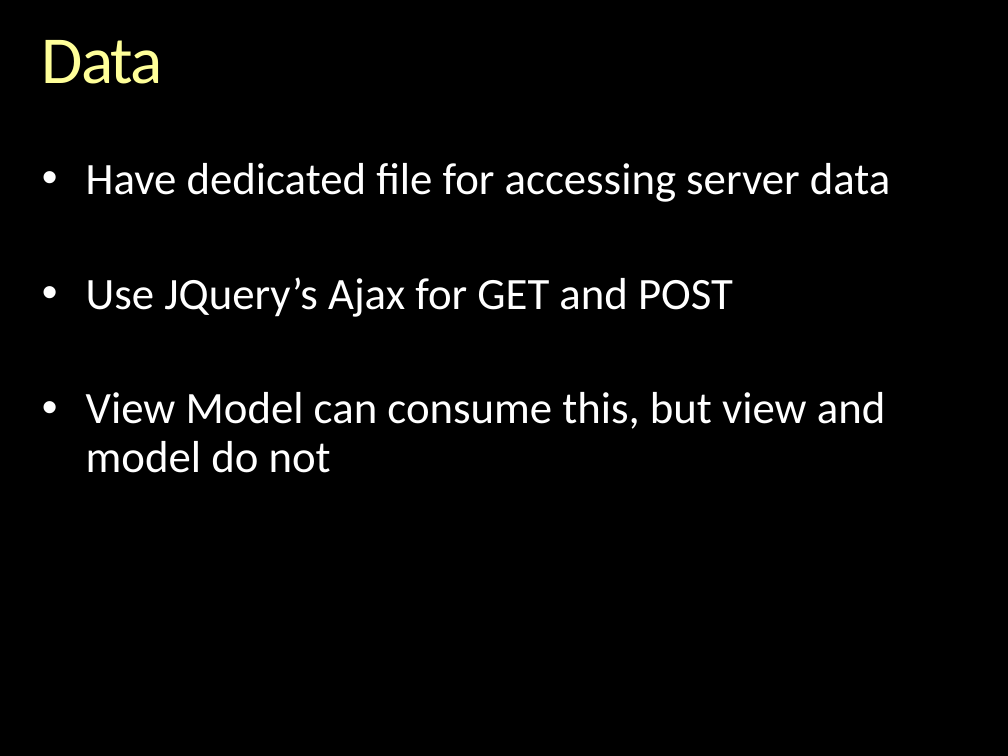
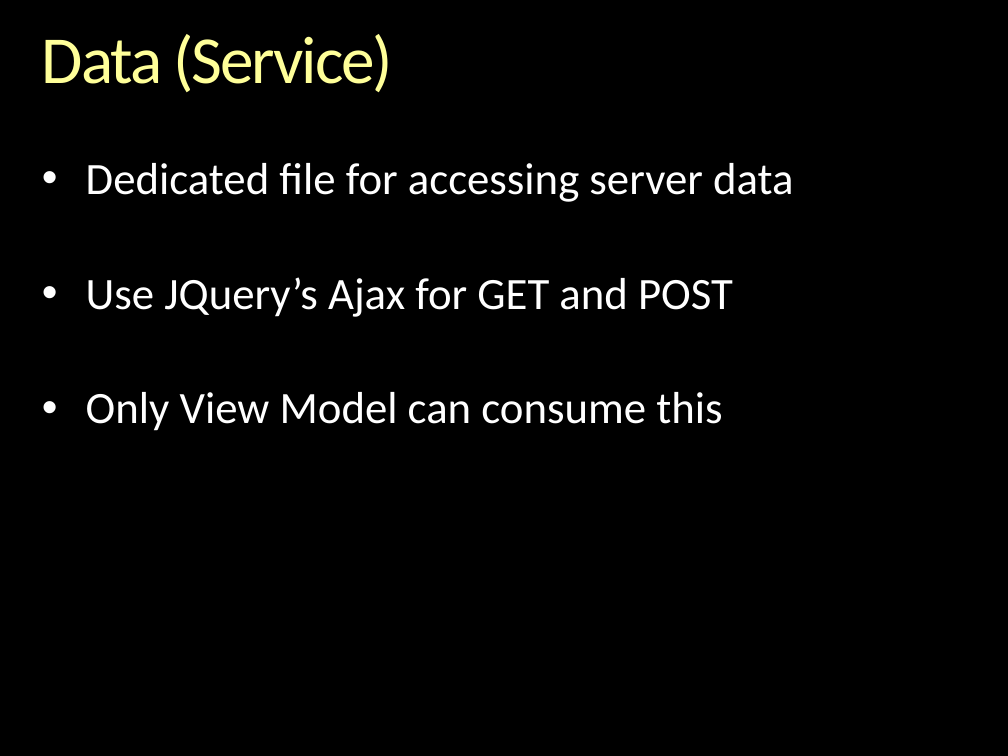
Before and after one commit to zoldello/mjjAlbumImageGallery, a slide deck: slide 16 of MySPAStyle.pptx. Drawn at 1008x756 pixels with LibreOffice and Linux fonts; fonts in the diff are those of the drawing; background and template pictures are left out. Boxes give left, top, right and bottom in pixels: in the first picture for what was removed or moved away, otherwise in the second. Text is boxed around its words. In the diff, an @@ line names an element or a change of style, - is before the commit and + after.

```diff
--- a/MySPAStyle.pptx
+++ b/MySPAStyle.pptx
@@ title at [42, 34, 393, 92]: text changed @@
-Data
+Data (Service)
@@ text at [86, 163, 793, 202]: text changed @@
-• Have dedicated file for accessing server data
+• Dedicated file for accessing server data
@@ text at [86, 392, 722, 431]: text changed @@
-• View Model can consume this, but view and model do not
+• Only View Model can consume this
```
Also in this commit, not shown: 7 other slides changed.
